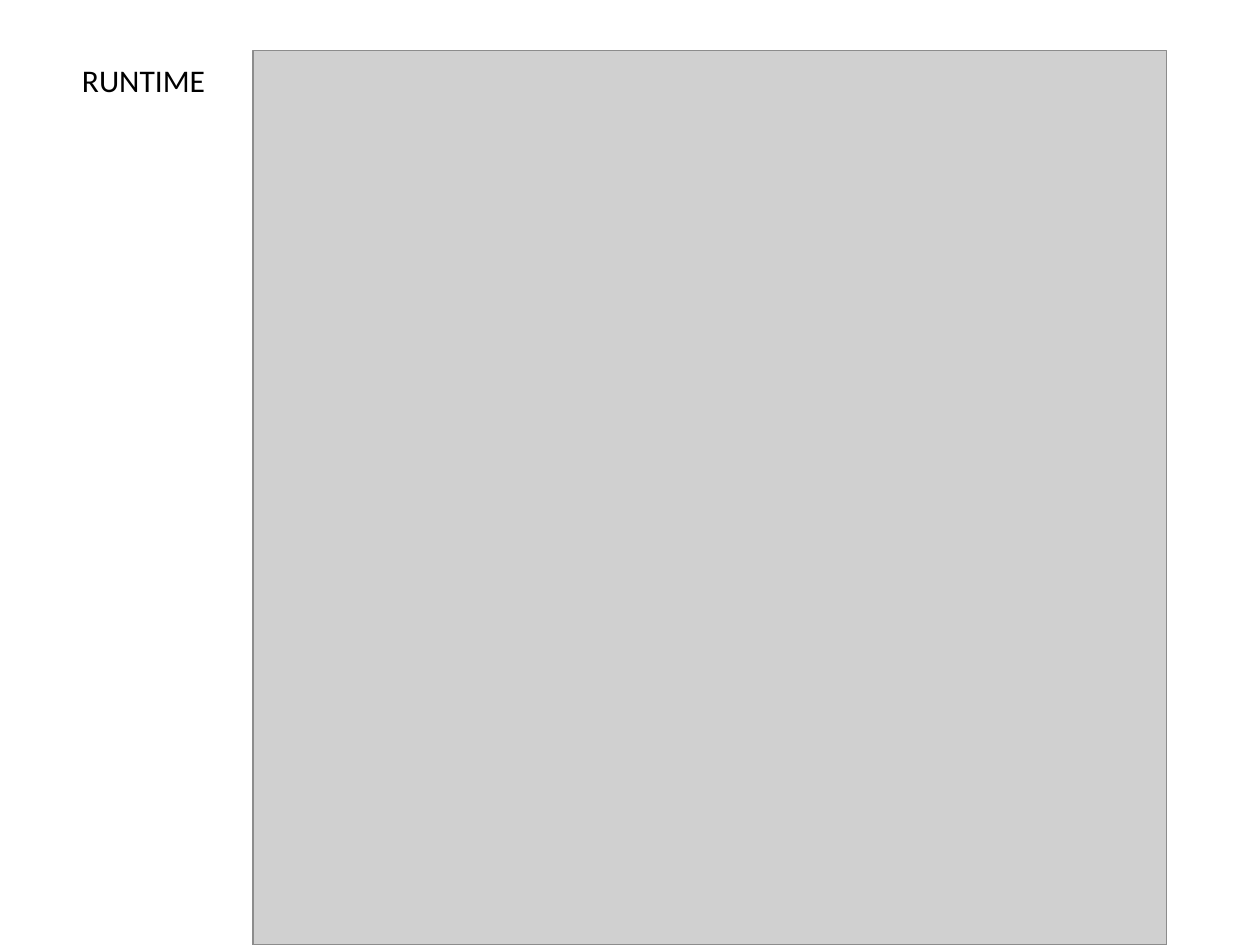
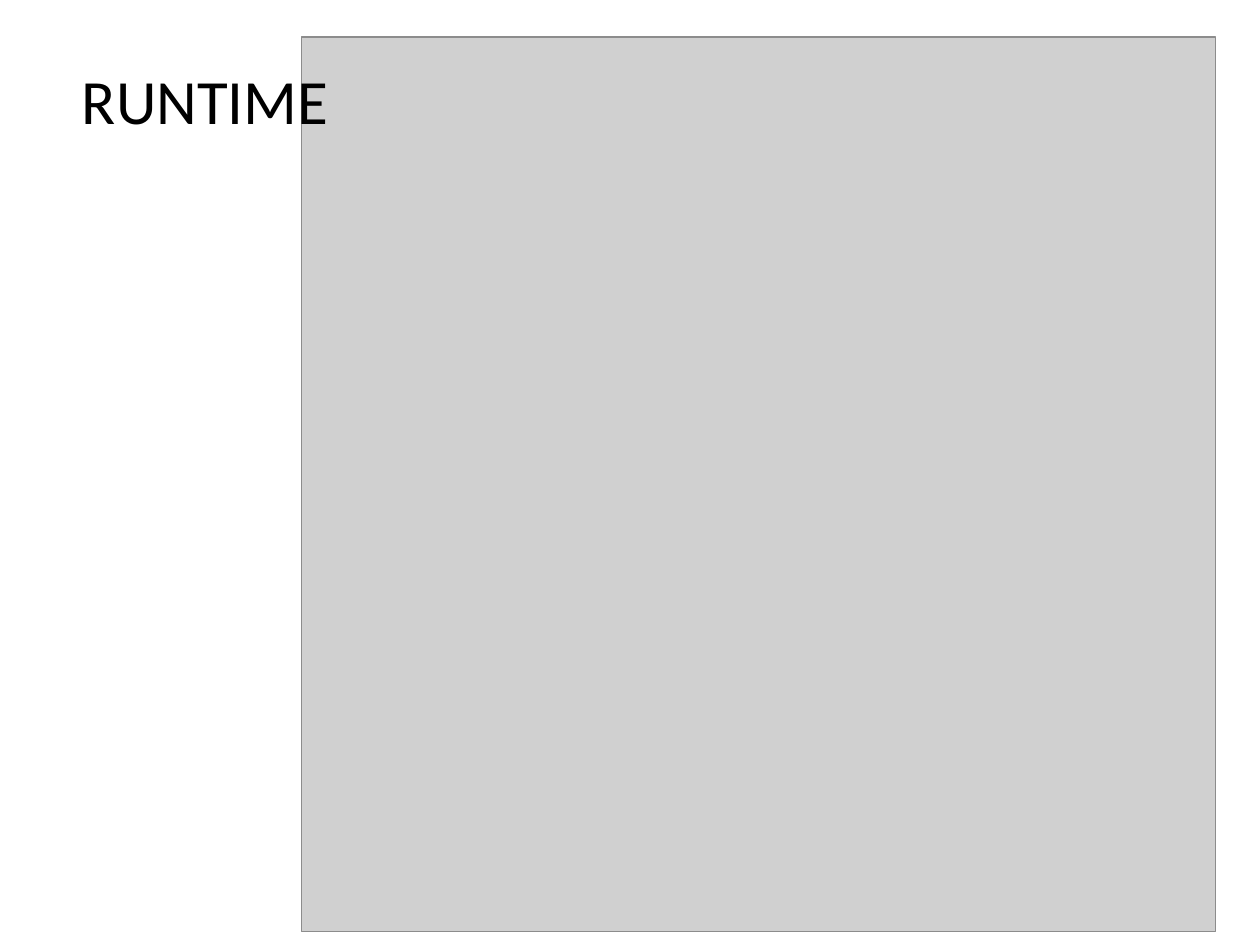
Before and after one commit to karmacelina/predicting_movie_widest_release, a slide deck: slide 12 of Luther_presentation.pptx (slide 13 before the commit). Drawn at 1260x945 pixels with LibreOffice and Linux fonts; fonts in the diff are those of the drawing; grey boxes stand for pictures. Boxes give left, top, right and bottom in pixels: in the first picture for what was removed or moved away, otherwise in the second. Text is boxed around its words. In the diff, an @@ line names an element or a change of style, - is before the commit and + after.

```diff
--- a/Luther_presentation.pptx
+++ b/Luther_presentation.pptx
@@ text "RUNTIME" at bbox=[82, 71, 328, 139]: size 18 to 36 pt @@
@@ picture: place and size @@
-picture at bbox=[253, 50, 1167, 945]
+picture at bbox=[302, 37, 1216, 931]
```
Also in this commit, not shown: 5 other slides changed, 3 slides added, 3 slides removed.
